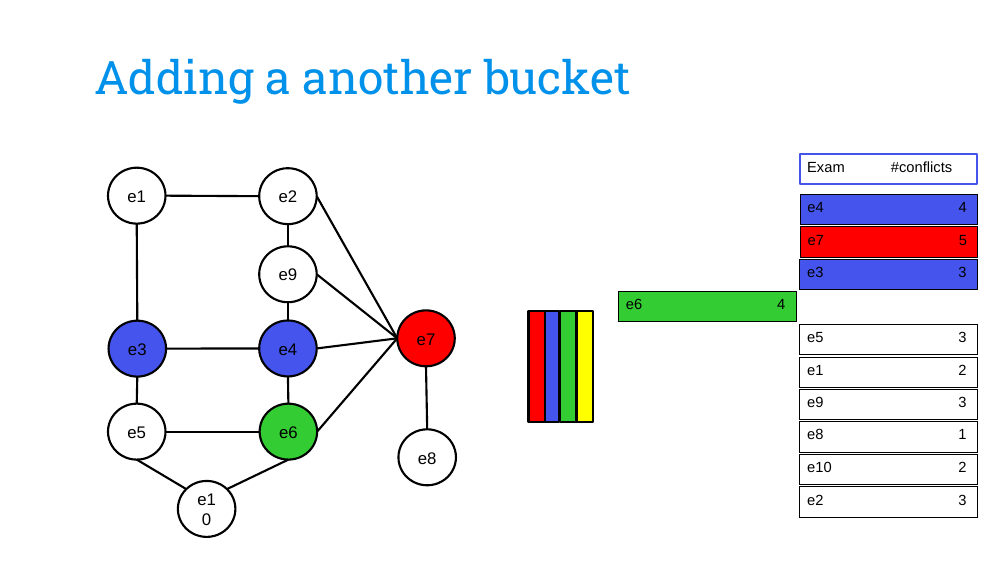
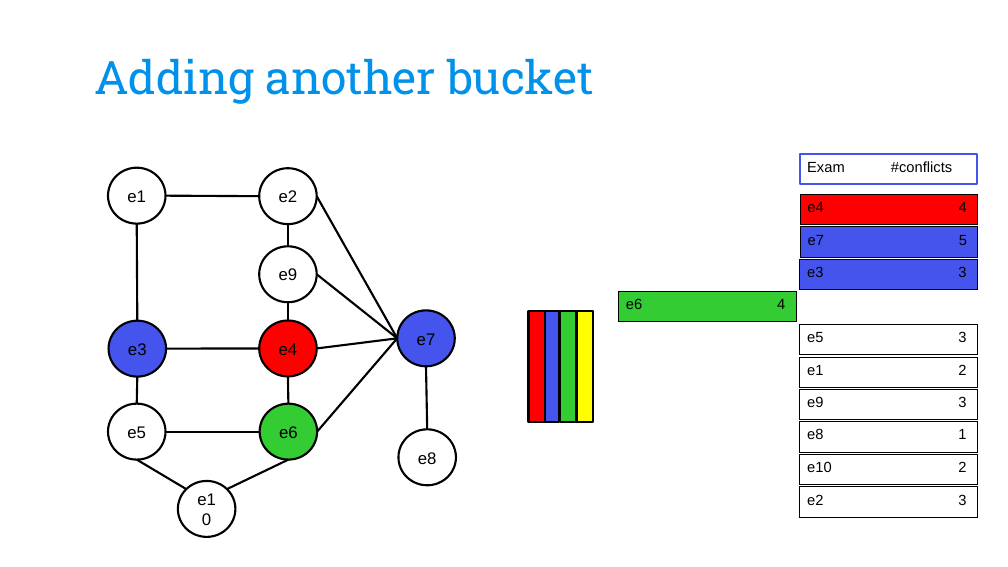
Before and after one commit to CarolinaBianchi/ETPsolver, a slide deck: slide 16 of Optimization/doc/ETPslides_OMAAL_group11.pptx. Drawn at 1008x567 pixels with LibreOffice and Linux fonts; fonts in the diff are those of the drawing; background and template pictures are left out. Boxes give left, top, right and bottom in pixels: in the first picture for what was removed or moved away, otherwise in the second. Text is boxed around its words. In the diff, an @@ line names an element or a change of style, - is before the commit and + after.

```diff
--- a/Optimization/doc/ETPslides_OMAAL_group11.pptx
+++ b/Optimization/doc/ETPslides_OMAAL_group11.pptx
@@ text at [94,58,594,104]: text changed @@
-Adding a another bucket
+Adding another bucket
@@ rectangle "e4 4" at [800,194,978,225]: fill #4454EC to #FF0000 @@
@@ rectangle "e7 5" at [800,227,978,257]: fill #FF0000 to #4454EC @@
@@ ellipse "e4" at [259,321,317,377]: fill #4454EC to #FF0000 @@
@@ ellipse "e7" at [397,311,454,367]: fill #FF0000 to #4454EC @@
```
Also in this commit, not shown: 15 other slides changed, 12 slides added, 4 slides removed.
